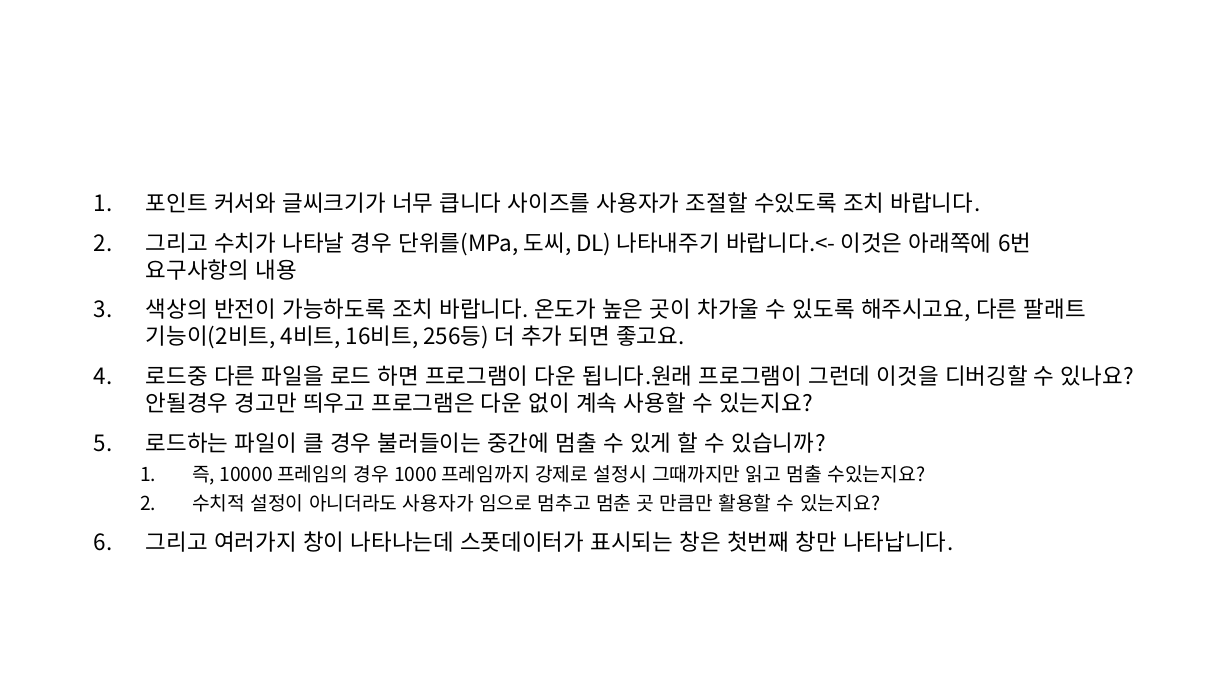
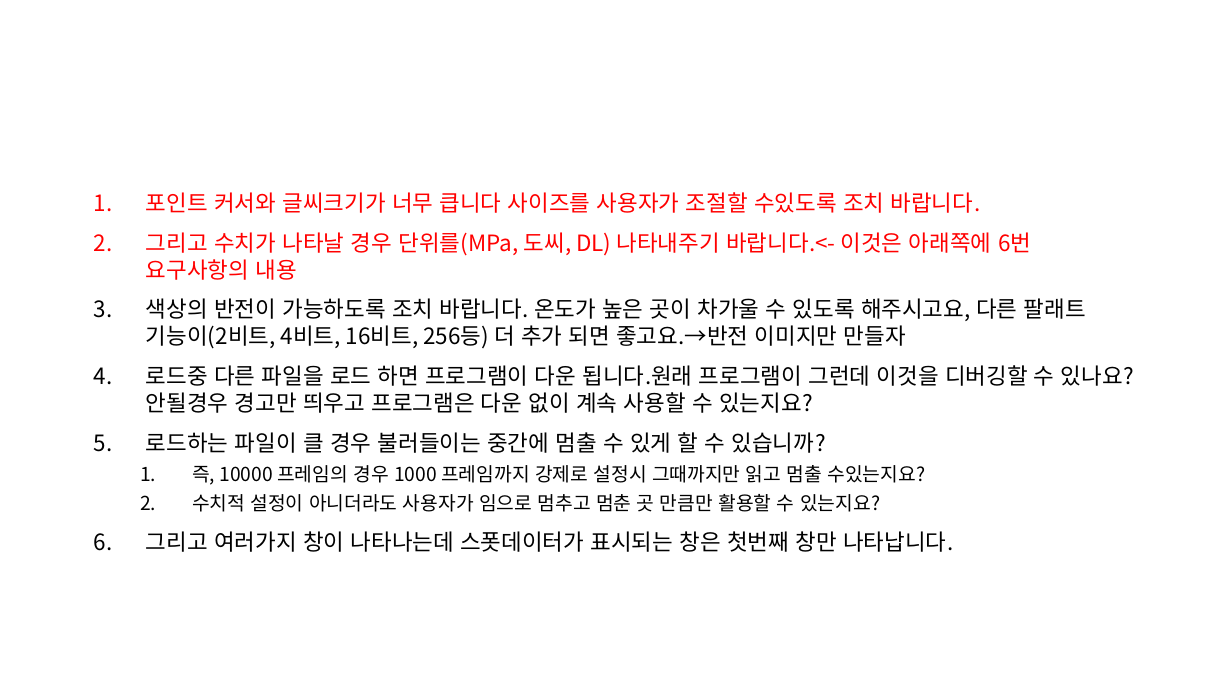
Before and after one commit to opo6954/heat_image_program, a slide deck: slide 2 of PTW_new_Source/160708 프로그램 수정사항.pptx. Drawn at 1232x693 pixels with LibreOffice and Linux fonts; fonts in the diff are those of the drawing. Boxes give left, top, right and bottom in pixels: in the first picture for what was removed or moved away, otherwise in the second. Text is boxed around its words. In the diff, an @@ line names an element or a change of style, - is before the commit and + after.

```diff
--- a/PTW_new_Source/160708 프로그램 수정사항.pptx
+++ b/PTW_new_Source/160708 프로그램 수정사항.pptx
@@ text at (146, 192, 1031, 280): text colour #000000 to #FF0000 in "포인트 커서와 글씨크기가 너무 큽니다 사이즈를 사용자가 ...", "그리고 수치가 나타날 경우 단위를(MPa, 도씨, DL) ..." @@
@@ text at (146, 298, 1086, 349): text changed @@
-3. 색상의 반전이 가능하도록 조치 바랍니다. 온도가 높은 곳이 차가울 수 있도록 해주시고요, 다른 팔래트 기능이(2비트, 4비트, 16비트, 256등) 더 추가 되면 좋고요.
+3. 색상의 반전이 가능하도록 조치 바랍니다. 온도가 높은 곳이 차가울 수 있도록 해주시고요, 다른 팔래트 기능이(2비트, 4비트, 16비트, 256등) 더 추가 되면 좋고요.→반전 이미지만 만들자
```
Also in this commit, not shown: 1 other slide changed, 43 other files.
